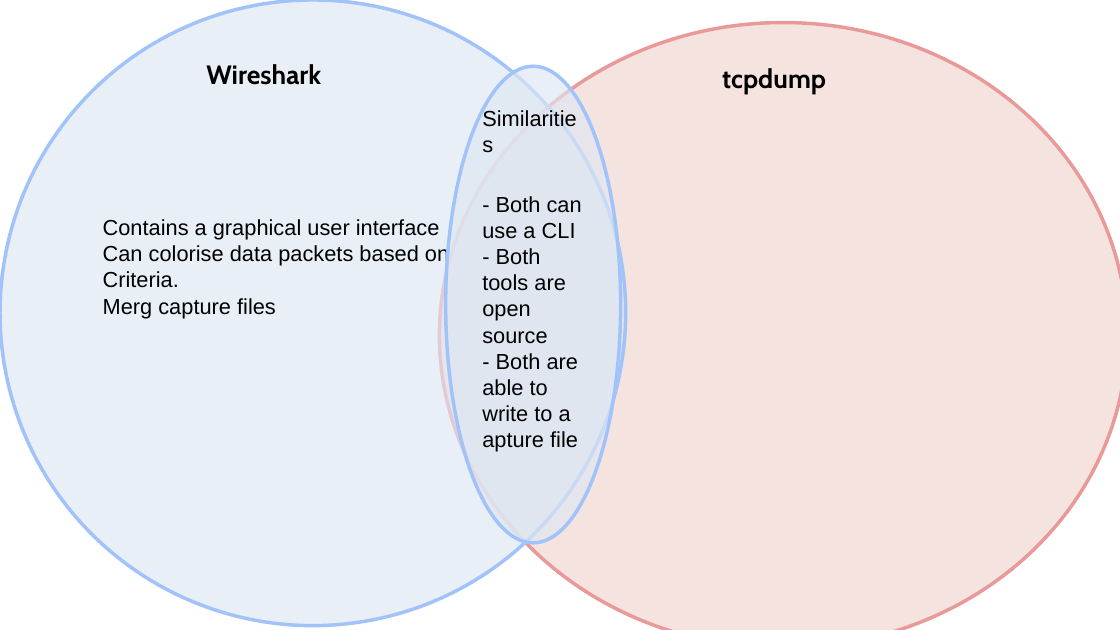
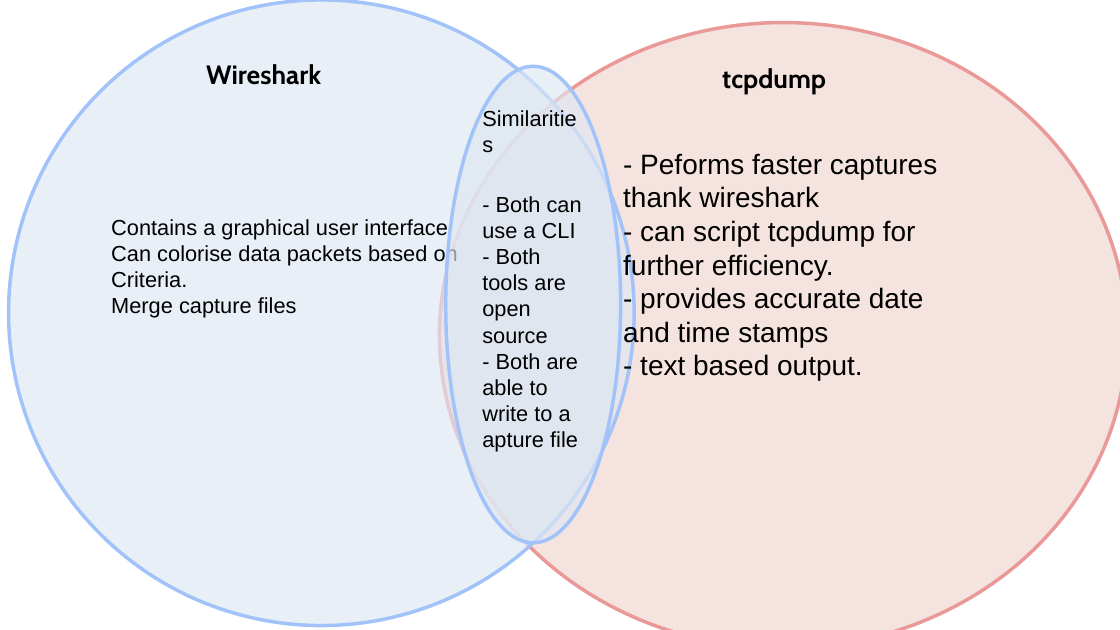
Before and after one commit to salv236/research-network-protocol-analyzers, a slide deck: slide 1 of Diagram-Template.pptx. Drawn at 1120x630 pixels with LibreOffice and Linux fonts; fonts in the diff are those of the drawing. Boxes give left, top, right and bottom in pixels: in the first picture for what was removed or moved away, otherwise in the second. Text is boxed around its words. In the diff, an @@ line names an element or a change of style, - is before the commit and + after.

```diff
--- a/Diagram-Template.pptx
+++ b/Diagram-Template.pptx
@@ ellipse "Contains a graphical user interface": place and size @@
-ellipse "Contains a graphical user interface" at [0, 0, 626, 626]
+ellipse "Contains a graphical user interface" at [9, 0, 635, 626]
@@ text added at [623, 153, 937, 381], 18 pt, text #000000 @@
+- Peforms faster captures thank wireshark
+- can script tcpdump for further efficiency.
+- provides accurate date and time stamps
+- text based output.
@@ text in ellipse at [111, 297, 297, 318]: text changed @@
-Merg capture files
+Merge capture files
```
Also in this commit, not shown: 1 other file.
